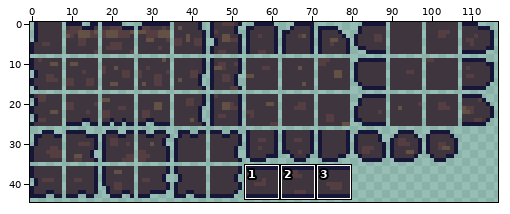
Edited in one commit: sprite sheet (Sources/Modules/Yggdrasil/YggdrasilTown/Tiles/LampWood/DarkForestSoil.png). The picture above shows the old version from afar; the outline marks the close-up.
Close-up. Before the commit:
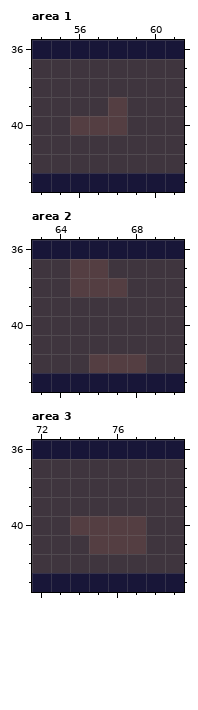
The file is 234x90 pixels, drawn in blocks of 2x2; one block is one cell here. Colours within 5 levels of each other are drawn and written as one. Shown: area 1: x 54..61, y 36..43; area 2: x 63..70, y 36..43; area 3: x 72..79, y 36..43. The commit also changed other parts of the picture, which this record leaves out.
The result:
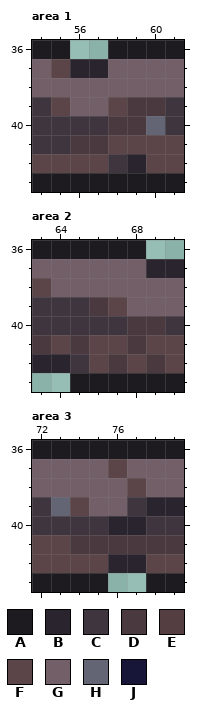
Palette (. is transparent): A #1d1b20  B #2a242f  C #3f353e  D #4a3a40  E #543e42  F #5c4548  G #735f68  H #636575  J #181638
Diff:
Changed rows in their new state; - is an unchanged pixel.
Area 1:
first column x 54:
36 AA..AAAA
37 GFBBGGGG
38 GGGGGGGG
39 -FGGFDD-
40 --CCDDH-
41 --DDFFFF
42 FFFF-BFF
43 AAAAAAAA
Area 2:
first column x 63:
36 AAAAAA..
37 GGGGGGBB
38 FGGGGGGG
39 ---DFGGG
40 -----DD-
41 DFDFFDFF
42 BB-FDFDF
43 ..AAAAAA
Area 3:
first column x 72:
36 AAAAAAAA
37 GGGGFGGG
38 GGGGGFGG
39 -HFGG-BB
40 --CCBB--
41 FFDDDDDD
42 FFFFBBFF
43 AAAA..AA
